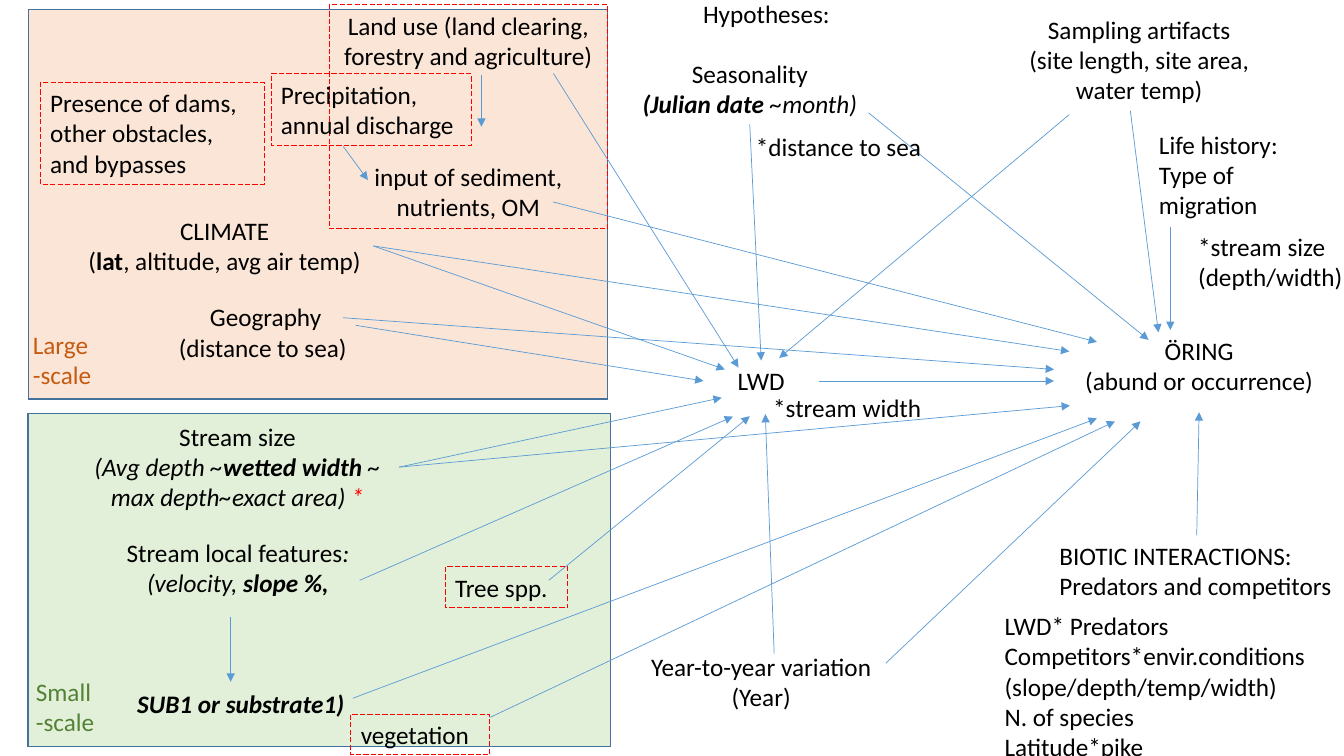
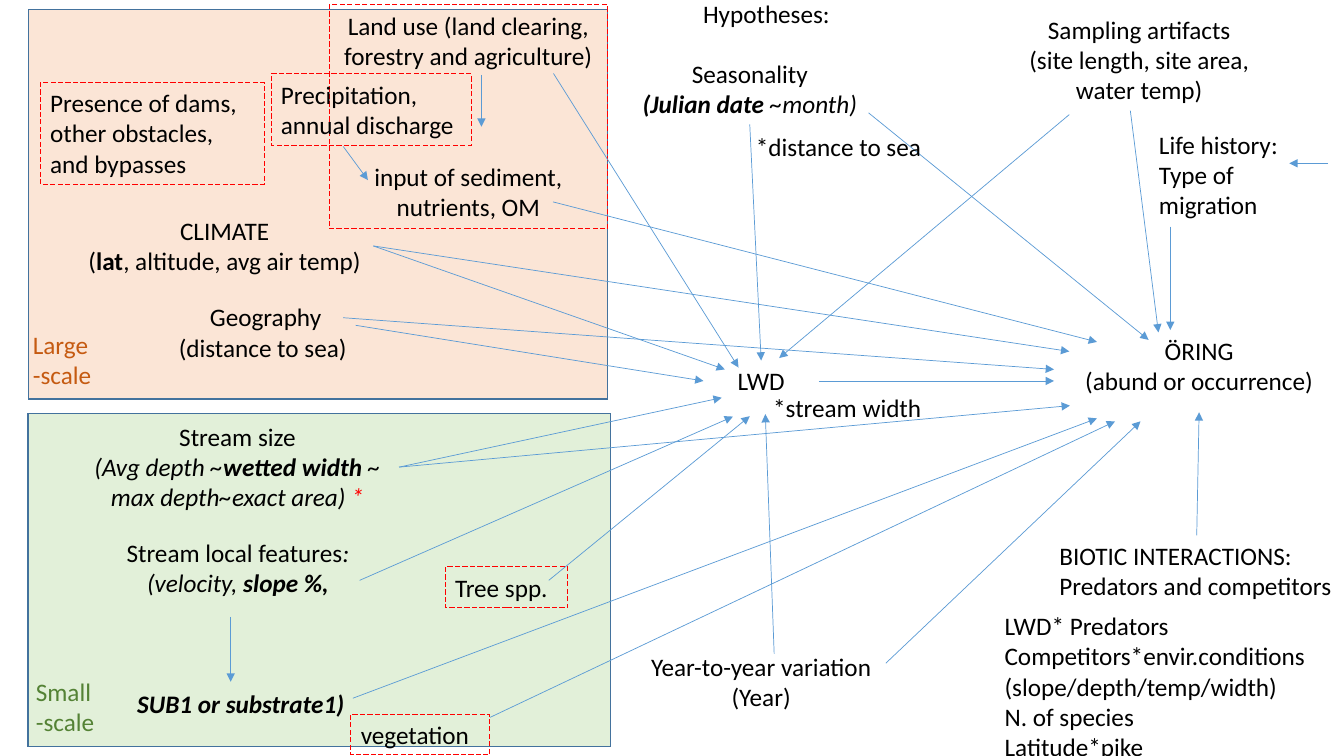
Before and after one commit to SerenaDonadi/Dod-ved, a slide deck: slide 14 of Electrofish data/LWD_analyses.pptx. Drawn at 1344x756 pixels with LibreOffice and Linux fonts; fonts in the diff are those of the drawing. Boxes give left, top, right and bottom in pixels: in the first picture for what was removed or moved away, otherwise in the second. Text is boxed around its words. In the diff, an @@ line names an element or a change of style, - is before the commit and + after.

```diff
--- a/Electrofish data/LWD_analyses.pptx
+++ b/Electrofish data/LWD_analyses.pptx
@@ arrow added from (1329, 163) to (1290, 163), #5B9BD5 0.5 pt @@
@@ text removed at box(1198, 238, 1342, 290) @@
-*stream size (depth/width)
```
Also in this commit, not shown: 5 other slides changed, 2 slides added, 1 other file.
